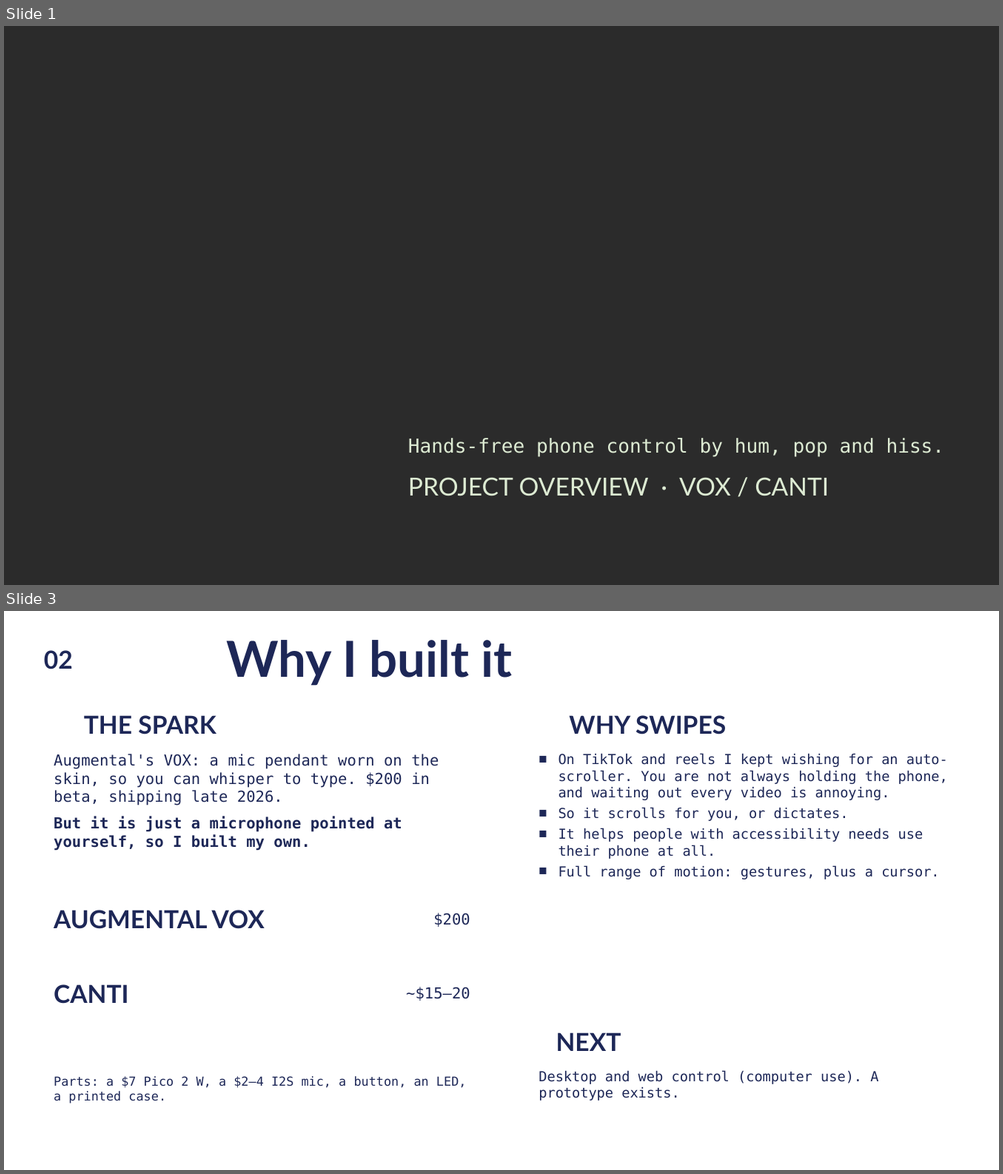
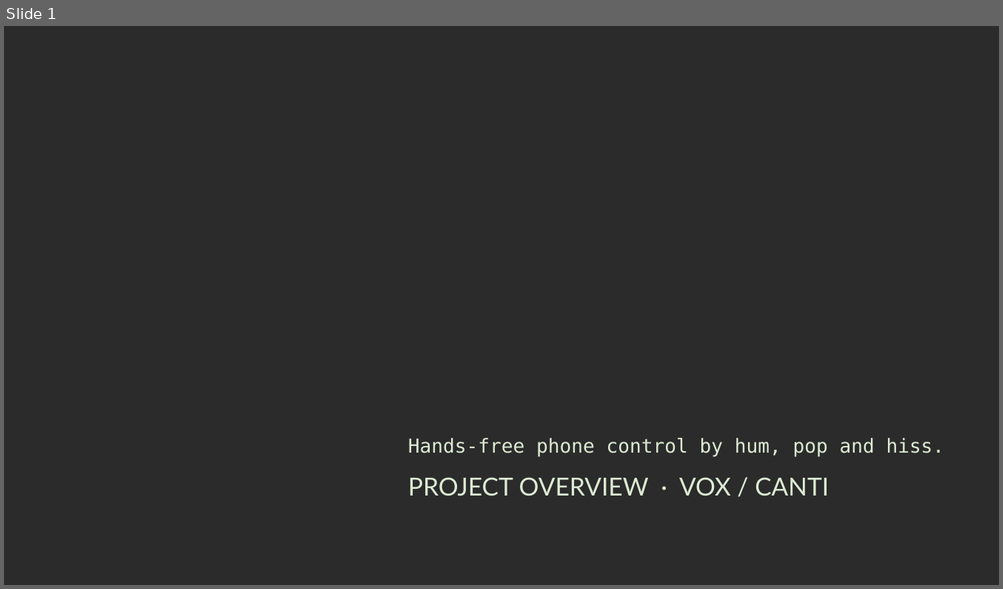
Before and after one commit to dxcently/Canti, a slide deck: docs/canti-overview.pptx. Shown one above the other, each under a label of ours: slides 1 and 3 before the commit, slide 1 after it; the slides between them are not shown. The pictures are 1003x1174 and 1003x589 pixels, drawn with LibreOffice and Linux fonts; fonts in the diff are those of the drawing; background and template pictures are left out; a plain dark background stands for a picture behind light text. Boxes give left, top, right and bottom in pixels: in the first picture for what was removed or moved away, otherwise in the second. Text is boxed around its words. In the diff, an @@ line names an element or a change of style, - is before the commit and + after.

```diff
--- a/docs/canti-overview.pptx
+++ b/docs/canti-overview.pptx
@@ slide 3 removed at (x1=4, y1=611, x2=999, y2=1170), background picture (left out) @@
@@ text removed at (x1=44, y1=650, x2=73, y2=669) @@
-02
@@ text removed at (x1=226, y1=640, x2=512, y2=686) @@
-Why I built it
@@ text removed at (x1=84, y1=715, x2=216, y2=735) @@
-THE SPARK
@@ text removed at (x1=569, y1=715, x2=726, y2=735) @@
-WHY SWIPES
@@ text removed at (x1=54, y1=754, x2=438, y2=851) @@
-Augmental's VOX: a mic pendant worn on the skin, so you can whisper to type. $200 in beta, shipping late 2026.
-But it is just a microphone pointed at yourself, so I built my own.
@@ text removed at (x1=558, y1=753, x2=948, y2=880) @@
-■ On TikTok and reels I kept wishing for an auto-scroller. You are not always holding the phone, and waiting out every video is annoying.
-■ So it scrolls for you, or dictates.
-■ It helps people with accessibility needs use their phone at all.
-■ Full range of motion: gestures, plus a cursor.
@@ text removed at (x1=54, y1=910, x2=264, y2=929) @@
-AUGMENTAL VOX
@@ text removed at (x1=433, y1=913, x2=469, y2=927) @@
-$200
@@ text removed at (x1=54, y1=985, x2=129, y2=1004) @@
-CANTI
@@ text removed at (x1=406, y1=987, x2=470, y2=1001) @@
-~$15–20
@@ text removed at (x1=556, y1=1033, x2=621, y2=1051) @@
-NEXT
@@ text removed at (x1=54, y1=1076, x2=466, y2=1104) @@
-Parts: a $7 Pico 2 W, a $2–4 I2S mic, a button, an LED, a printed case.
@@ text removed at (x1=538, y1=1071, x2=878, y2=1101) @@
-Desktop and web control (computer use). A prototype exists.
```
Also in this commit, not shown: 14 slides changed, 13 slides added, 5 other slides removed, 4 other files.
